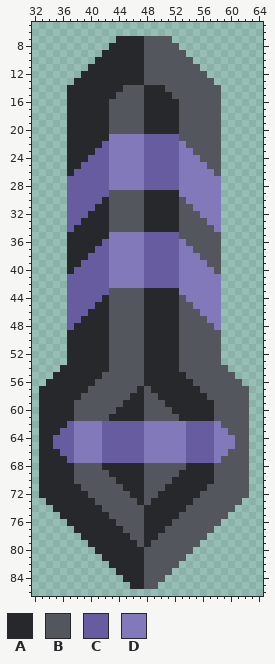
One commit to this sprite sheet: sprites/blocks/Asterion/turrets/pandemic/pandemic-barrel-l.png. That is the earlier state.
The file is 96x96 pixels. Shown: x 32..64, y 5..86.
Palette (. is transparent): A #26282b  B #53575d  C #665c9f  D #8279bb
Pixels before, first column x 33:
 7 ...........AAAABBBB...........
 8 ..........AAAAABBBBB..........
 9 .........AAAAAABBBBBB.........
10 ........AAAAAAABBBBBBB........
11 .......AAAAAAAABBBBBBBB.......
12 ......AAAAAAAAABBBBBBBBB......
13 .....AAAAAAAAAABBBBBBBBBB.....
14 ....AAAAAAAABBBAAABBBBBBBB....
15 ....AAAAAAABBBBAAAABBBBBBB....
16 ....AAAAAABBBBBAAAAABBBBBB....
17 ....AAAAAABBBBBAAAAABBBBBB....
18 ....AAAAAABBBBBAAAAABBBBBB....
19 ....AAAAAABBBBBAAAAABBBBBB....
20 ....AAAAAABBBBBAAAAABBBBBB....
21 ....AAAAAADDDDDCCCCCBBBBBB....
22 ....AAAAACDDDDDCCCCCDBBBBB....
23 ....AAAACCDDDDDCCCCCDDBBBB....
24 ....AAACCCDDDDDCCCCCDDDBBB....
25 ....AACCCCDDDDDCCCCCDDDDBB....
26 ....ACCCCCDDDDDCCCCCDDDDDB....
27 ....CCCCCCDDDDDCCCCCDDDDDD....
28 ....CCCCCCDDDDDCCCCCDDDDDD....
29 ....CCCCCCBBBBBAAAAADDDDDD....
30 ....CCCCCABBBBBAAAAABDDDDD....
31 ....CCCCAABBBBBAAAAABBDDDD....
32 ....CCCAAABBBBBAAAAABBBDDD....
33 ....CCAAAABBBBBAAAAABBBBDD....
34 ....CAAAAABBBBBAAAAABBBBBD....
35 ....AAAAAADDDDDCCCCCBBBBBB....
36 ....AAAAACDDDDDCCCCCDBBBBB....
37 ....AAAACCDDDDDCCCCCDDBBBB....
38 ....AAACCCDDDDDCCCCCDDDBBB....
39 ....AACCCCDDDDDCCCCCDDDDBB....
40 ....ACCCCCDDDDDCCCCCDDDDDB....
41 ....CCCCCCDDDDDCCCCCDDDDDD....
42 ....CCCCCCDDDDDCCCCCDDDDDD....
43 ....CCCCCCBBBBBAAAAADDDDDD....
44 ....CCCCCABBBBBAAAAABDDDDD....
45 ....CCCCAABBBBBAAAAABBDDDD....
46 ....CCCAAABBBBBAAAAABBBDDD....
47 ....CCAAAABBBBBAAAAABBBBDD....
48 ....CAAAAABBBBBAAAAABBBBBD....
49 ....AAAAAABBBBBAAAAABBBBBB....
50 ....AAAAAABBBBBAAAAABBBBBB....
51 ....AAAAAABBBBBAAAAABBBBBB....
52 ....AAAAAABBBBBAAAAABBBBBB....
53 ....AAAAAABBBBBAAAAABBBBBB....
54 ...AAAAAAABBBBBAAAAABBBBBBB...
55 ..AAAAAAABBBBBBAAAAAABBBBBBB..
56 .AAAAAAABBBBBBBAAAAAAABBBBBBB.
57 AAAAAAABBBBBBBABAAAAAAABBBBBBB
58 AAAAAABBBBBBBAABBAAAAAAABBBBBB
59 AAAAABBBBBBBAAABBBAAAAAAABBBBB
60 AAAAABBBBBBAAAABBBBAAAAAABBBBB
61 AAAAABBBBBAAAAABBBBBAAAAABBBBB
62 AAAACDDDDCCCCCCDDDDDDCCCCDBBBB
63 AAACCDDDDCCCCCCDDDDDDCCCCDDBBB
64 AACCCDDDDCCCCCCDDDDDDCCCCDDDBB
65 AACCCDDDDCCCCCCDDDDDDCCCCDDDBB
66 AAACCDDDDCCCCCCDDDDDDCCCCDDBBB
67 AAAACDDDDCCCCCCDDDDDDCCCCDBBBB
68 AAAAABBBBAAAAAABBBBBBAAAABBBBB
69 AAAAABBBBBAAAAABBBBBAAAAABBBBB
70 AAAAABBBBBBAAAABBBBAAAAAABBBBB
71 AAAAAABBBBBBAAABBBAAAAAABBBBBB
72 AAAAAAABBBBBBAABBAAAAAABBBBBBB
73 .AAAAAAABBBBBBABAAAAAABBBBBBB.
74 ..AAAAAAABBBBBBAAAAAABBBBBBB..
75 ...AAAAAAABBBBBAAAAABBBBBBB...
76 ....AAAAAAABBBBAAAABBBBBBB....
77 .....AAAAAAABBBAAABBBBBBB.....
78 ......AAAAAAABBAABBBBBBB......
79 .......AAAAAAABABBBBBBB.......
80 ........AAAAAAABBBBBBB........
81 .........AAAAAABBBBBB.........
82 ..........AAAAABBBBB..........
83 ...........AAAABBBB...........
84 ............AAABBB............
85 .............AABB.............
After the commit:
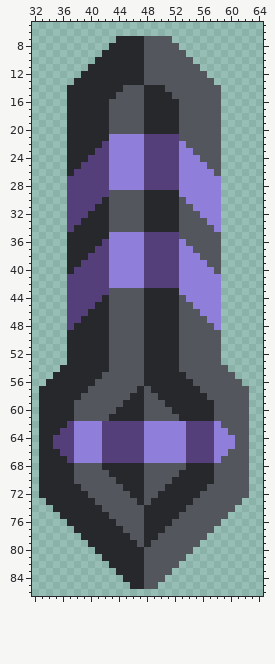
Edits made:
Colour C changes from #665c9f to #553f7a.
Colour D changes from #8279bb to #907fda.
Where, in picture pixels (left, top, right, bottom), the same in both pictures:
changed: (67, 134, 221, 330)
changed: (53, 421, 235, 463)
